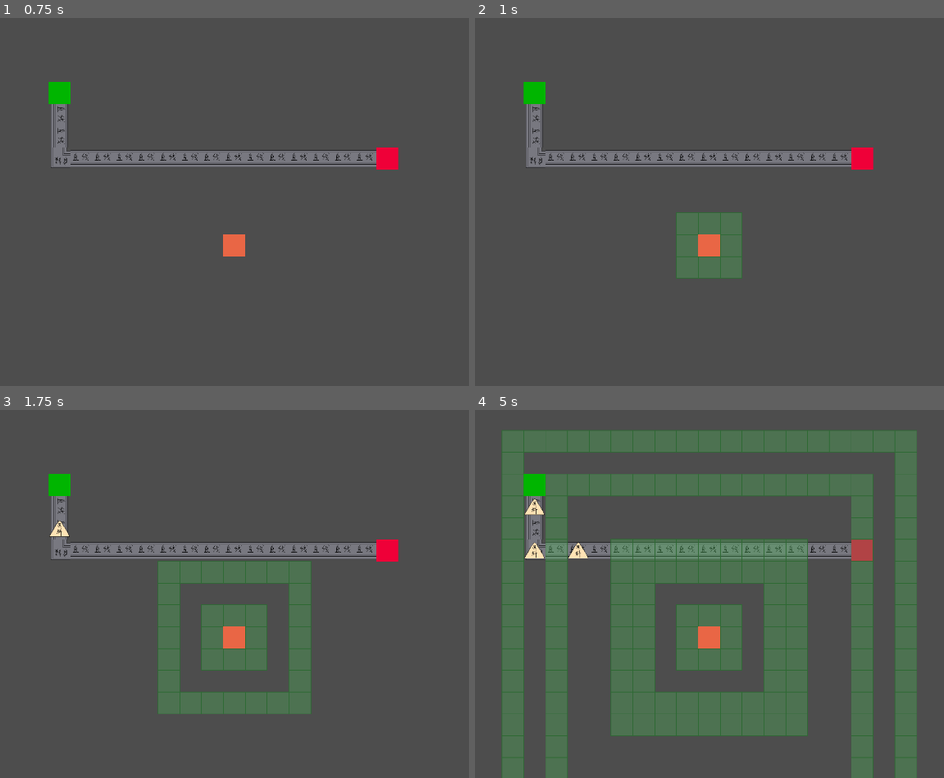
Above: before the commit, frames 1-4 (two rows, left to right).
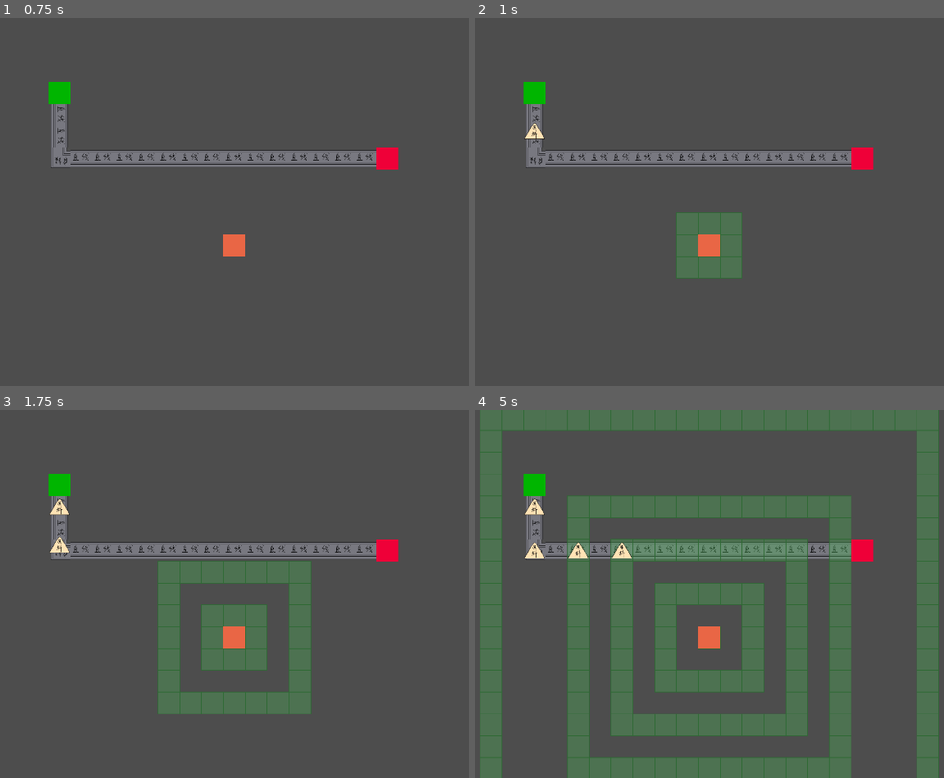
Above: after the commit, the same moments.

Repository: vic328005/NewProject1
Game: Godot game, scene res://scenes/main.tscn
Same seed, same stepped clock (60 frames per second), same inputs: the game is played once before the commit and once after it.
Inputs:
- Up to frame 1 (0.75 s): tap Enter at 0.5 s
- Up to frame 2 (1 s): tap Space at 0.77 s
- Up to frame 3 (1.75 s): tap Space at 1.52 s
- Up to frame 4 (5 s): tap Space at 3.02, 3.77, 4.52 s

Frame 1 is identical in both runs. In frame 2, 0.1% of the frame differs, in the area x 10-15%, y 28-33%; in frame 3, 0.3%; in frame 4, 64%, in the area x 1-99%, y 0-100%.

Commit message:
添加bgm

Diff:
--- /dev/null
+++ b/prefabs/audio.tscn
@@ -0,0 +1,12 @@
+[gd_scene format=3 uid="uid://c6xsief50rub2"]
+
+[ext_resource type="Script" path="res://scripts/audio_controller.gd" id="1_exr5x"]
+[ext_resource type="AudioStream" uid="uid://b4lvbqdajqftx" path="res://assets/audios/4.18.ogg" id="2_axpth"]
+
+[node name="Audio" type="Node2D" unique_id=1924651262 node_paths=PackedStringArray("player")]
+script = ExtResource("1_exr5x")
+player = NodePath("AudioStreamPlayer2D")
+
+[node name="AudioStreamPlayer2D" type="AudioStreamPlayer2D" parent="." unique_id=135157838]
+stream = ExtResource("2_axpth")
+autoplay = true
--- /dev/null
+++ b/scripts/audio_controller.gd
@@ -0,0 +1,4 @@
+extends Node2D
+class_name AudioController
+
+@export var player: AudioStreamPlayer2D
--- a/scripts/config.gd
+++ b/scripts/config.gd
@@ -2,5 +2,7 @@
 extends RefCounted
 
 var start_level_path: String = "res://levels/level03.json"
+var bpm: float = 160.0
 var camera_scene_uid: String = "uid://b6k8wfglqo1sx"
+var audio_scene_uid: String = "uid://c6xsief50rub2"
 var cell_size: int = 64
--- a/scripts/game_manager.gd
+++ b/scripts/game_manager.gd
@@ -4,6 +4,7 @@
 var config: Config
 var event: EventBus
 var beats: BeatConductor
+var audio: AudioController = null
 var camera: CameraController = null
 var world: World = null
 var level_loader: LevelLoader
@@ -14,6 +15,7 @@
 	_ensure_event()
 	_ensure_beats()
 	_ensure_level_loader()
+	_init_audio()
 	_init_camera()
 	_init_world()
 
@@ -45,8 +47,11 @@
 	if is_instance_valid(beats):
 		return beats
 
+	assert(config != null, "Config must be initialized before beat setup.")
+
 	beats = BeatConductor.new()
 	beats.name = "BeatConductor"
+	beats.bpm = config.bpm
 	add_child(beats)
 	return beats
 
@@ -73,6 +78,20 @@
 	camera = camera_instance
 
 
+func _init_audio() -> void:
+	assert(config != null, "Config must be initialized before audio setup.")
+
+	var audio_scene: PackedScene = load(config.audio_scene_uid) as PackedScene
+	assert(audio_scene != null, "Failed to load audio scene: %s" % config.audio_scene_uid)
+
+	var audio_instance: AudioController = audio_scene.instantiate() as AudioController
+	assert(audio_instance != null, "Audio scene root is not an AudioController: %s" % config.audio_scene_uid)
+
+	audio_instance.name = "Audio"
+	add_child(audio_instance)
+	audio = audio_instance
+
+
 func _init_world() -> void:
 	assert(config != null, "Config must be initialized before world setup.")
 
@@ -85,7 +104,7 @@
 func _load_start_level() -> void:
 	assert(config != null, "Config must be initialized before loading the start level.")
 
-	var level_data: LevelData = _ensure_level_loader().load_level_file_into_world(config.start_level_path, world, _ensure_beats())
+	var level_data: LevelData = _ensure_level_loader().load_level_file_into_world(config.start_level_path, world)
 	if level_data == null:
 		return
 
--- a/scripts/level_data.gd
+++ b/scripts/level_data.gd
@@ -77,17 +77,6 @@
 	if not _has_positive_integer_number(raw_data, "grid_height"):
 		return _validation_error(source_label, "grid_height must be an integer greater than 0")
 
-	if not raw_data.has("beat_bpm"):
-		return _validation_error(source_label, "beat_bpm is required")
-
-	var raw_beat_bpm: Variant = raw_data["beat_bpm"]
-	if typeof(raw_beat_bpm) != TYPE_INT and typeof(raw_beat_bpm) != TYPE_FLOAT:
-		return _validation_error(source_label, "beat_bpm must be a number")
-
-	var normalized_beat_bpm: float = float(raw_beat_bpm)
-	if normalized_beat_bpm <= 0.0:
-		return _validation_error(source_label, "beat_bpm must be greater than 0")
-
 	if not raw_data.has("cells") or typeof(raw_data["cells"]) != TYPE_ARRAY:
 		return _validation_error(source_label, "cells must be an array")
 
@@ -96,7 +85,16 @@
 	level_data.display_name = String(raw_data["display_name"])
 	level_data.grid_width = int(raw_data["grid_width"])
 	level_data.grid_height = int(raw_data["grid_height"])
-	level_data.beat_bpm = normalized_beat_bpm
+	if raw_data.has("beat_bpm"):
+		var raw_beat_bpm: Variant = raw_data["beat_bpm"]
+		if typeof(raw_beat_bpm) != TYPE_INT and typeof(raw_beat_bpm) != TYPE_FLOAT:
+			return _validation_error(source_label, "beat_bpm must be a number")
+
+		var normalized_beat_bpm: float = float(raw_beat_bpm)
+		if normalized_beat_bpm <= 0.0:
+			return _validation_error(source_label, "beat_bpm must be greater than 0")
+
+		level_data.beat_bpm = normalized_beat_bpm
 
 	var seen_cells: Dictionary = {}
 	var raw_cells: Array = Array(raw_data["cells"])
--- a/scripts/level_loader.gd
+++ b/scripts/level_loader.gd
@@ -8,18 +8,18 @@
 const SIGNAL_TOWER_SCENE: PackedScene = preload("res://prefabs/signal_tower.tscn")
 
 
-func load_level_file_into_world(level_path: String, world: World, beats: BeatConductor) -> LevelData:
+func load_level_file_into_world(level_path: String, world: World) -> LevelData:
 	var level_data: LevelData = LevelData.load_from_file(level_path)
 	if level_data == null:
 		return null
 
-	if not apply_level_data_to_world(level_data, world, beats):
+	if not apply_level_data_to_world(level_data, world):
 		return null
 
 	return level_data
 
 
-func apply_level_data_to_world(level_data: LevelData, world: World, beats: BeatConductor) -> bool:
+func apply_level_data_to_world(level_data: LevelData, world: World) -> bool:
 	if level_data == null:
 		push_error("Cannot apply a null LevelData instance.")
 		return false
@@ -28,13 +28,8 @@
 		push_error("Cannot apply level data without a World instance.")
 		return false
 
-	if beats == null:
-		push_error("Cannot apply level data without a BeatConductor instance.")
-		return false
-
 	world.clear_level_content()
 	world.apply_level_metadata(level_data)
-	beats.bpm = level_data.beat_bpm
 
 	for cell_data in level_data.cells:
 		var cell: Vector2i = Vector2i(int(cell_data["x"]), int(cell_data["y"]))
Not shown, added: assets/audios/4.18.ogg.import
Not shown, added: scripts/audio_controller.gd.uid
Not shown, added: assets/audios/4.18.ogg
